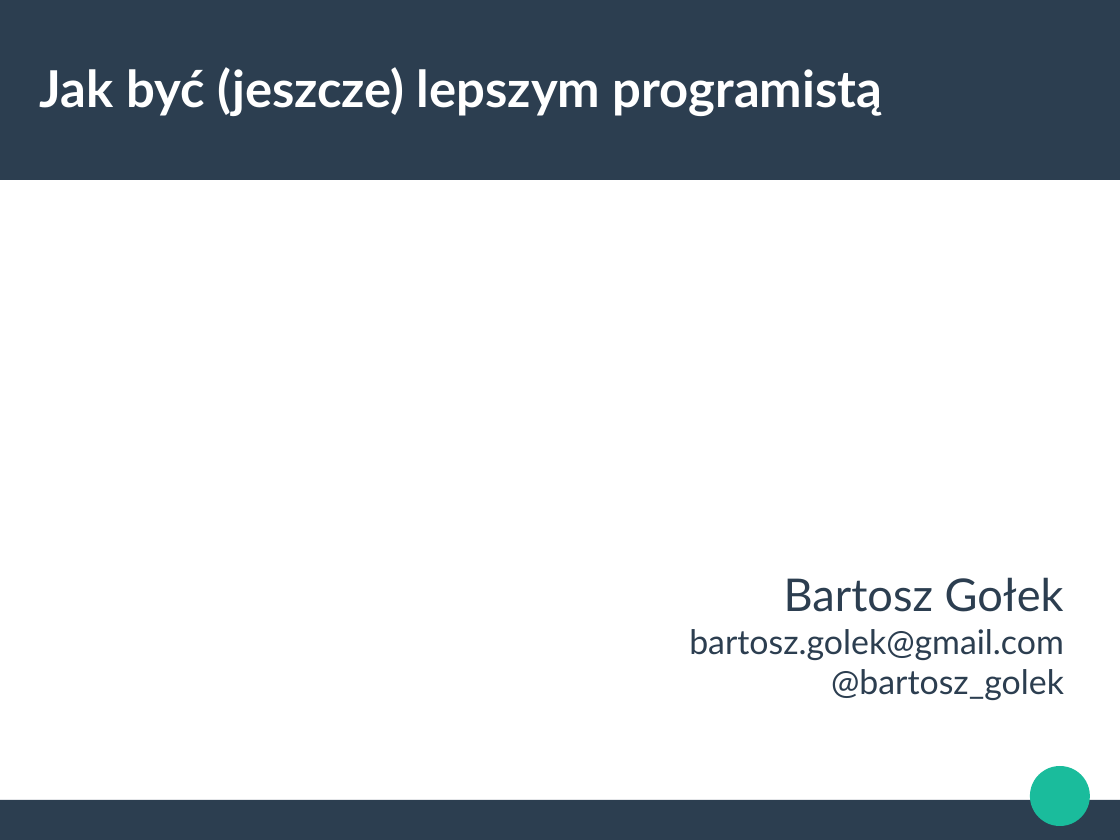
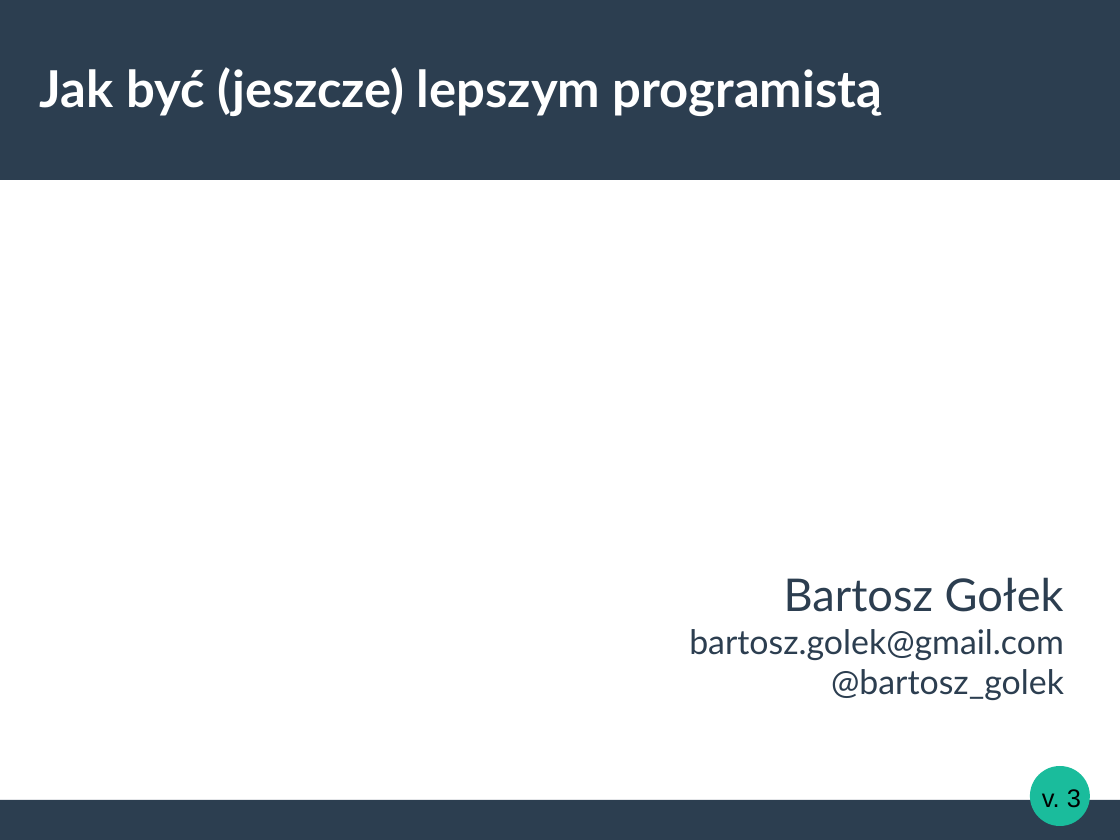
Before and after one commit to bartoszgolek/PHPers, a slide deck: slide 1 of Prezentacja PHPers.odp. Drawn at 1120x840 pixels with LibreOffice and Linux fonts; fonts in the diff are those of the drawing. Boxes give left, top, right and bottom in pixels: in the first picture for what was removed or moved away, otherwise in the second. Text is boxed around its words. In the diff, an @@ line names an element or a change of style, - is before the commit and + after.

```diff
--- a/Prezentacja PHPers.odp
+++ b/Prezentacja PHPers.odp
@@ text added at [1042,789,1081,808], 18 pt, text #000000 @@
+v. 3
```
Also in this commit, not shown: 1 other slide changed.
